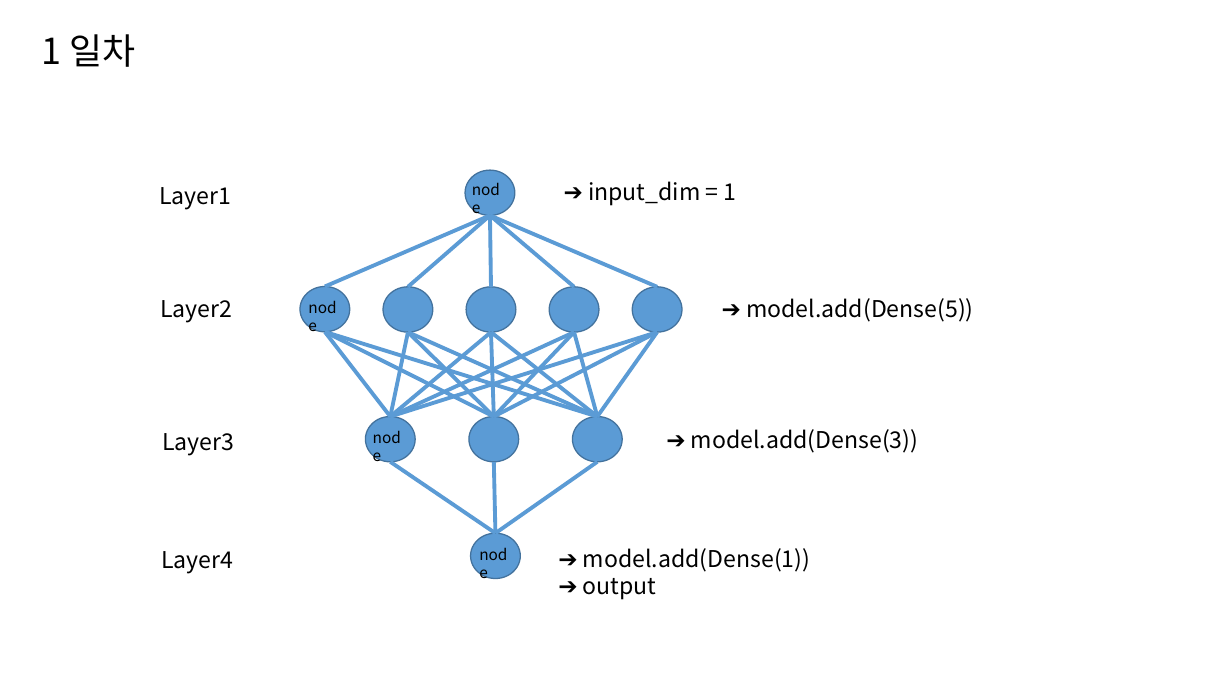
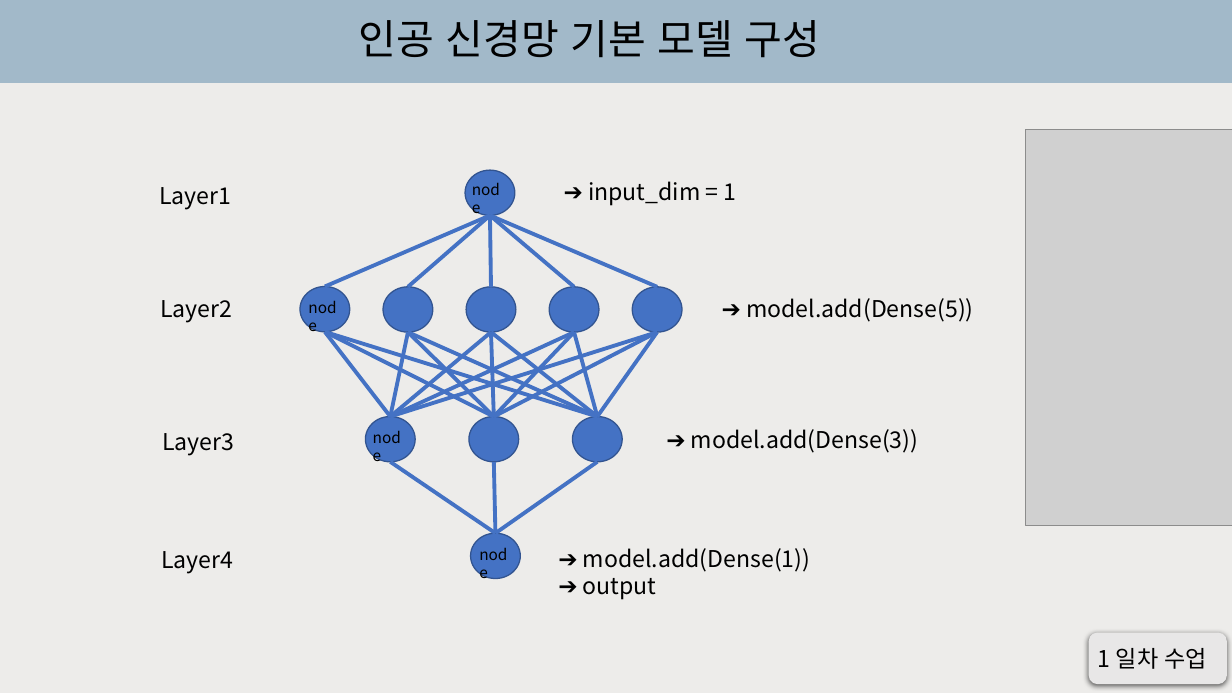
Before and after one commit to Ryujaeuk/keras, a slide deck: slide 2 of keras_study.pptx (slide 1 before the commit). Drawn at 1232x693 pixels with LibreOffice and Linux fonts; fonts in the diff are those of the drawing; grey boxes stand for pictures. Boxes give left, top, right and bottom in pixels: in the first picture for what was removed or moved away, otherwise in the second. Text is boxed around its words. In the diff, an @@ line names an element or a change of style, - is before the commit and + after.

```diff
--- a/keras_study.pptx
+++ b/keras_study.pptx
@@ background #FFFFFF to gradient #EDECEA to #A2B9C9 @@
@@ text added at (359,20,821,58), 32 pt, text #000000 @@
+인공 신경망 기본 모델 구성
@@ picture added at (1026,129,1232,525) @@
@@ line (490, 215) - (325, 287): stroke #5B9BD5 3 pt to #4472C4 3 pt @@
@@ line (490, 215) - (409, 287): stroke #5B9BD5 3 pt to #4472C4 3 pt @@
@@ line (490, 215) - (491, 287): stroke #5B9BD5 3 pt to #4472C4 3 pt @@
@@ line (490, 215) - (574, 287): stroke #5B9BD5 3 pt to #4472C4 3 pt @@
@@ line (490, 215) - (657, 287): stroke #5B9BD5 3 pt to #4472C4 3 pt @@
@@ line (325, 332) - (390, 417): stroke #5B9BD5 3 pt to #4472C4 3 pt @@
@@ line (325, 332) - (494, 417): stroke #5B9BD5 3 pt to #4472C4 3 pt @@
@@ line (325, 332) - (597, 417): stroke #5B9BD5 3 pt to #4472C4 3 pt @@
@@ line (390, 417) - (657, 332): stroke #5B9BD5 3 pt to #4472C4 3 pt @@
@@ line (574, 332) - (390, 417): stroke #5B9BD5 3 pt to #4472C4 3 pt @@
@@ line (491, 332) - (390, 417): stroke #5B9BD5 3 pt to #4472C4 3 pt @@
@@ line (409, 332) - (390, 417): stroke #5B9BD5 3 pt to #4472C4 3 pt @@
@@ line (409, 332) - (494, 417): stroke #5B9BD5 3 pt to #4472C4 3 pt @@
@@ line (409, 332) - (597, 417): stroke #5B9BD5 3 pt to #4472C4 3 pt @@
@@ line (491, 332) - (597, 417): stroke #5B9BD5 3 pt to #4472C4 3 pt @@
@@ line (491, 332) - (494, 417): stroke #5B9BD5 3 pt to #4472C4 3 pt @@
@@ line (494, 417) - (657, 332): stroke #5B9BD5 3 pt to #4472C4 3 pt @@
@@ line (574, 332) - (494, 417): stroke #5B9BD5 3 pt to #4472C4 3 pt @@
@@ line (574, 332) - (597, 417): stroke #5B9BD5 3 pt to #4472C4 3 pt @@
@@ line (657, 332) - (597, 417): stroke #5B9BD5 3 pt to #4472C4 3 pt @@
@@ line (390, 462) - (495, 533): stroke #5B9BD5 3 pt to #4472C4 3 pt @@
@@ line (494, 462) - (495, 533): stroke #5B9BD5 3 pt to #4472C4 3 pt @@
@@ line (597, 462) - (495, 533): stroke #5B9BD5 3 pt to #4472C4 3 pt @@
@@ fill #5B9BD5 to #4472C4; outline #43739E 1 pt to #325491 1 pt in 10 elements at (465,170,515,215), (300,287,350,332), (384,287,433,332), (466,287,516,332), (549,287,599,332), (632,287,682,332), (366,417,416,462), (470,417,519,462), (573,417,623,462), (470,533,520,579) @@
@@ rounded rectangle added at (1089,633,1227,685), fill #E9E7E7 @@
@@ text at (1098,648,1208,669): text changed; size 28 to 18 pt @@
-1 일차
+1 일차 수업
```
Also in this commit, not shown: 7 other slides changed, 5 slides added, 2 slides removed.
